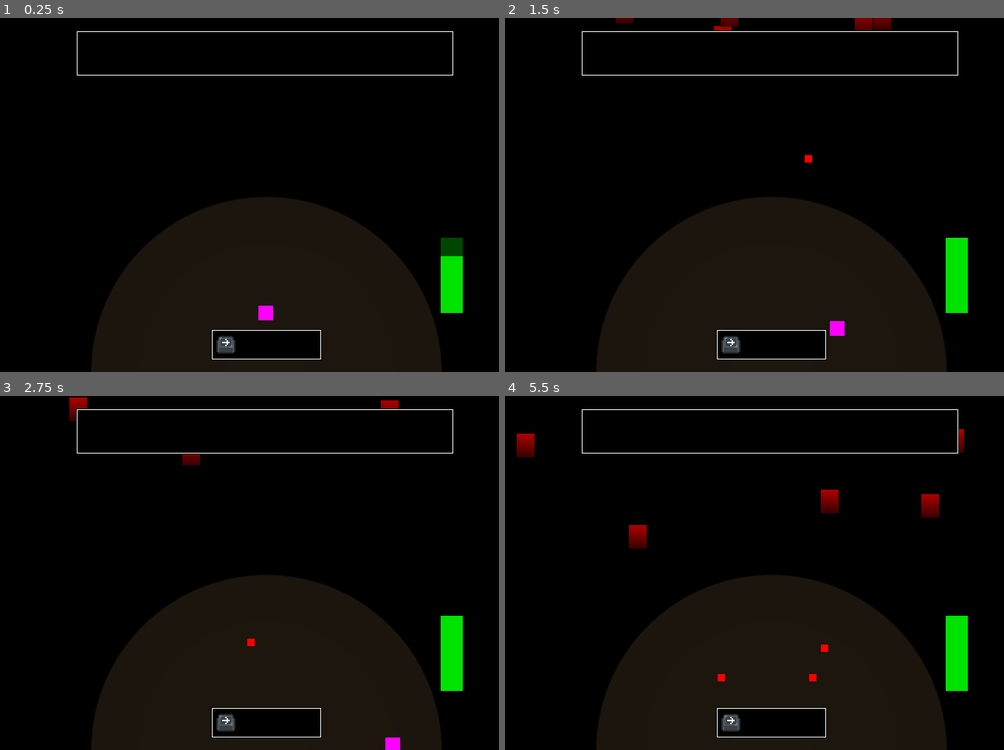
Above: before the commit, frames 1-4 (two rows, left to right).
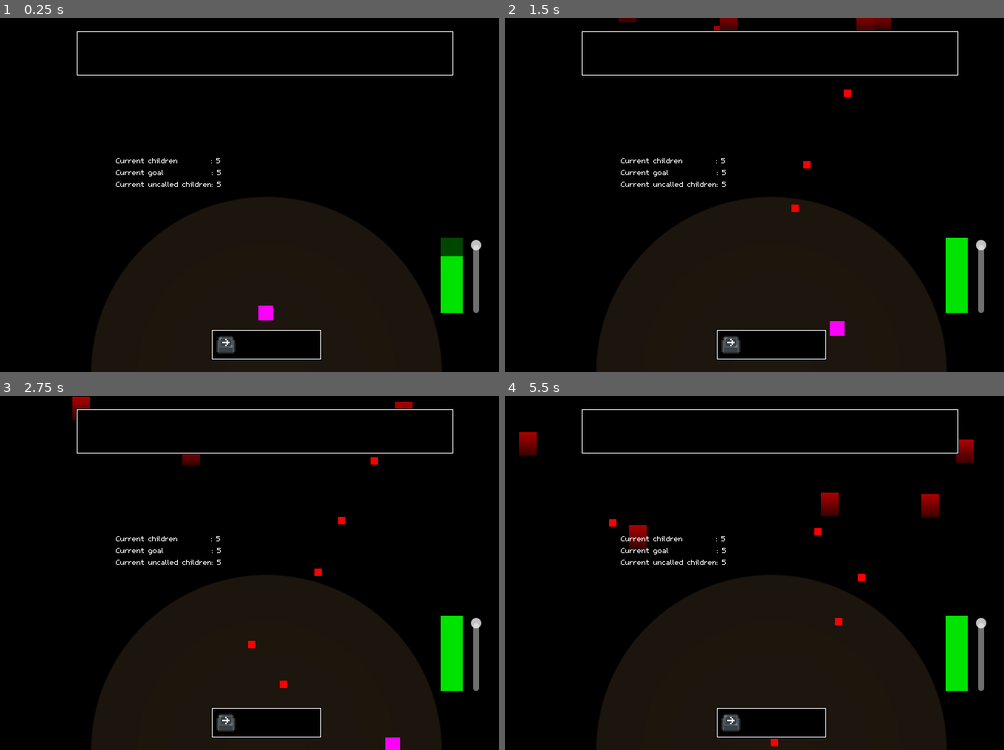
Above: after the commit, the same moments.

Repository: InRe-Dan/MiniJameGam34
Game: Godot game, scene res://Main/main.tscn
Same seed, same stepped clock (60 frames per second), same inputs: the game is played once before the commit and once after it.
Inputs:
- Up to frame 1 (0.25 s): no input
- Up to frame 2 (1.5 s): tap Enter at 0.5 s; hold D (move_right) 0.53-1.28 s; hold S (move_down) from 1.28 s (still down)
- Up to frame 3 (2.75 s): release S (move_down) at 2.03 s; hold D (move_right) from 2.03 s (still down)
- Up to frame 4 (5.5 s): release D (move_right) at 2.78 s; hold W (move_up) 2.78-3.53 s; hold A (move_left) 3.53-5.03 s; hold S (move_down) from 5.03 s (still down)

The runs differ from the first frame. In frame 1, 0.4% of the frame differs, in the area x 23-97%, y 39-84%; in frame 2, 0.6%; in frame 3, 0.8%; in frame 4, 1.1%, in the area x 2-97%, y 9-99%.

Commit message:
Retuned, added a debug satisfaction slider

Diff:
--- a/Hazard/hazard_manager.gd
+++ b/Hazard/hazard_manager.gd
@@ -1,14 +1,26 @@
 extends Node2D
 ## Responsible for spawning hazards
 
-@export var global_spawn_weight: float
+@export var base_spawn_frequency : float = 1.2
 @export var hazards: Array[HazardSpawnData]
 
 var hazardData: Array[HazardSpawnData] = []
 
 @onready var hazard_container: Node2D = $Hazards
 @onready var audience: Node2D = $Audience
+@onready var main : Main = get_tree().get_first_node_in_group("main")
 
+## Calculated based on base weight and satisfaction
+## Hazard value points thrown per second
+## (Later on we might have hazards with higher values to make them cost more)
+var hazard_frequency : int = 1
+## Scales hazard frequency after each throw to add some randomness
+var frequency_modifier : float = 1.0
+
+var time_since_last_hazard : float = 0
+
+func recalculate_frequency() -> void:
+	hazard_frequency = (1 - main.satisfaction) + 3
 
 ## Called when the node enters the scene tree for the first time.
 func _ready() -> void:
@@ -17,13 +29,13 @@
 
 	for spectator: Node in audience.get_children():
 		spectator.hazard_deployed.connect(_on_hazard_deployed)
+	recalculate_frequency()
 
 
 ## Called every frame. 'delta' is the elapsed time since the previous frame.
 func _process(delta: float) -> void:
-	var rand: float = randf()
-	if rand < global_spawn_weight * delta:
-		# Spawn hazard this frame
+	time_since_last_hazard += delta
+	if time_since_last_hazard > 1 / (hazard_frequency * frequency_modifier):
 		spawn_hazard(get_hazard())
 
 
@@ -31,6 +43,9 @@
 func spawn_hazard(hazard: Hazard) -> void:
 	var spectator: Spectator = audience.get_children().pick_random()
 	spectator.prepare_hazard(hazard)
+	time_since_last_hazard = 0.
+	# Between 0.6 and 1.4
+	frequency_modifier = 0.6 + randf() * 0.8
 
 
 ## Returns a random hazard
@@ -41,3 +56,7 @@
 ## Hazard deployed by spectator
 func _on_hazard_deployed(hazard: Hazard) -> void:
 	hazard_container.add_child(hazard)
+
+
+func _on_main_satisfaction_changed(new: float) -> void:
+	recalculate_frequency()
--- a/Hazard/spectator.tscn
+++ b/Hazard/spectator.tscn
@@ -16,11 +16,12 @@
 
 [sub_resource type="CapsuleShape2D" id="CapsuleShape2D_sk16m"]
 radius = 15.0
+height = 35.0
 
 [node name="Spectator" type="CharacterBody2D"]
 y_sort_enabled = true
 collision_layer = 8
-collision_mask = 56
+collision_mask = 48
 motion_mode = 1
 script = ExtResource("1_6wfni")
 
--- a/Main/audience_manager.gd
+++ b/Main/audience_manager.gd
@@ -2,7 +2,8 @@
 ## Handles instantiating audience members
 
 @export var spawn_y_level : Marker2D
-@export var audience_amount_tolerance : int = 6
+@export var audience_amount_tolerance : int = 4
+@export var debug_label : Label
 
 @onready var spectator_scene: PackedScene = preload("res://Hazard/spectator.tscn")
 @onready var main : Main = get_tree().get_first_node_in_group("main")
@@ -11,6 +12,14 @@
 func _ready() -> void:
 	for i in range(calculate_target_audience_members(1.0)):
 		create_spectator()
+
+func _process(delta : float) -> void:
+	if not debug_label:
+		return
+	debug_label.text = ""
+	debug_label.text += "Current children         : " + str(get_child_count())
+	debug_label.text += "\nCurrent goal             : " + str(calculate_target_audience_members(main.satisfaction))
+	debug_label.text += "\nCurrent uncalled children: " + str(count_valid_children())
 
 func generate_random_spawn_position() -> Vector2:
 	var vec : Vector2
--- a/Main/main.gd
+++ b/Main/main.gd
@@ -23,3 +23,6 @@
 	satisfaction -= 0.1
 func _on_player_got_hit() -> void:
 	satisfaction += 0.05
+
+func _on_v_slider_value_changed(value: float) -> void:
+	satisfaction = value
--- a/Main/main.tscn
+++ b/Main/main.tscn
@@ -60,7 +60,6 @@
 [node name="Main" type="Node2D" groups=["main"]]
 texture_filter = 1
 script = ExtResource("1_5t87c")
-passive_satisfaction_increase = 0.0
 
 [node name="Background" type="Sprite2D" parent="."]
 position = Vector2(376, 283)
@@ -81,15 +80,15 @@
 
 [node name="HazardManager" type="Node2D" parent="."]
 script = ExtResource("3_lubpb")
-global_spawn_weight = 1.2
 hazards = Array[ExtResource("4_o1nxd")]([SubResource("Resource_wi5i0")])
 
 [node name="Hazards" type="Node2D" parent="HazardManager"]
 
-[node name="Audience" type="Node2D" parent="HazardManager" node_paths=PackedStringArray("spawn_y_level")]
+[node name="Audience" type="Node2D" parent="HazardManager" node_paths=PackedStringArray("spawn_y_level", "debug_label")]
 position = Vector2(0, -1)
 script = ExtResource("4_8158h")
 spawn_y_level = NodePath("../../SpawnElevation")
+debug_label = NodePath("../../DebugLabel")
 
 [node name="Collision" type="Node2D" parent="."]
 
@@ -105,10 +104,10 @@
 shape = SubResource("WorldBoundaryShape2D_n56nb")
 
 [node name="TopWall" type="CollisionShape2D" parent="Collision/WorldBounds"]
-position = Vector2(358, -100)
+position = Vector2(360, -122)
 shape = SubResource("WorldBoundaryShape2D_0helb")
 
-[node name="TopWall2" type="CollisionShape2D" parent="Collision/WorldBounds"]
+[node name="BottomWall" type="CollisionShape2D" parent="Collision/WorldBounds"]
 position = Vector2(358, 483)
 shape = SubResource("WorldBoundaryShape2D_ybwdi")
 
@@ -188,7 +187,26 @@
 position = Vector2(360, -49)
 gizmo_extents = 350.0
 
+[node name="DebugLabel" type="Label" parent="."]
+offset_left = 157.0
+offset_top = 186.0
+offset_right = 197.0
+offset_bottom = 209.0
+text = "Debug text"
+
+[node name="VSlider" type="VSlider" parent="."]
+custom_minimum_size = Vector2(0, 100)
+offset_left = 637.0
+offset_top = 300.0
+offset_right = 653.0
+offset_bottom = 400.0
+max_value = 1.0
+step = 0.0
+value = 1.0
+
+[connection signal="satisfaction_changed" from="." to="HazardManager" method="_on_main_satisfaction_changed"]
 [connection signal="satisfaction_changed" from="." to="HazardManager/Audience" method="_on_main_satisfaction_changed"]
 [connection signal="got_hit" from="Player" to="." method="_on_player_got_hit"]
 [connection signal="joke_failed" from="JokeSystem" to="." method="_on_joke_system_joke_failed"]
 [connection signal="joke_success" from="JokeSystem" to="." method="_on_joke_system_joke_success"]
+[connection signal="value_changed" from="VSlider" to="." method="_on_v_slider_value_changed"]
